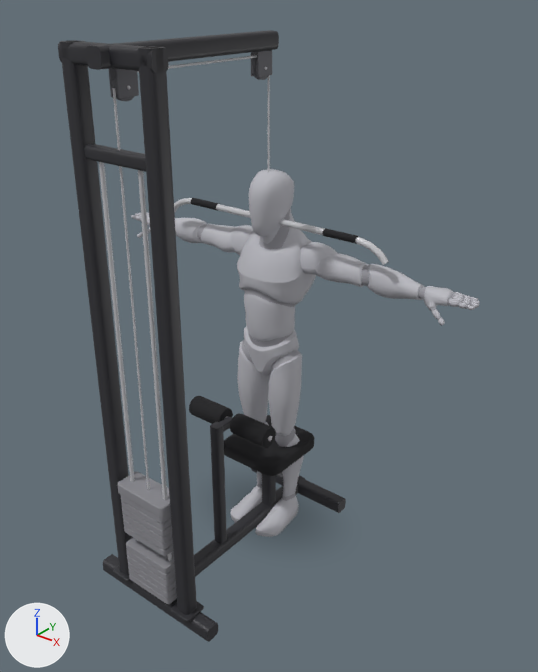
A saved change to the glTF model app/src/main/assets/mannequins/2_grip_lat_pulldown_wide.glb.
One viewpoint serves both versions: a 50 mm camera at (1.99, -2.51, 2.59) aimed at (0.13, -0.18, 1.14). Lighting does not change. The marker at lower left points along +X, +Y and +Z. The older version comes first. Where no turn or scale is listed for an object, it has been applied to the vertices.
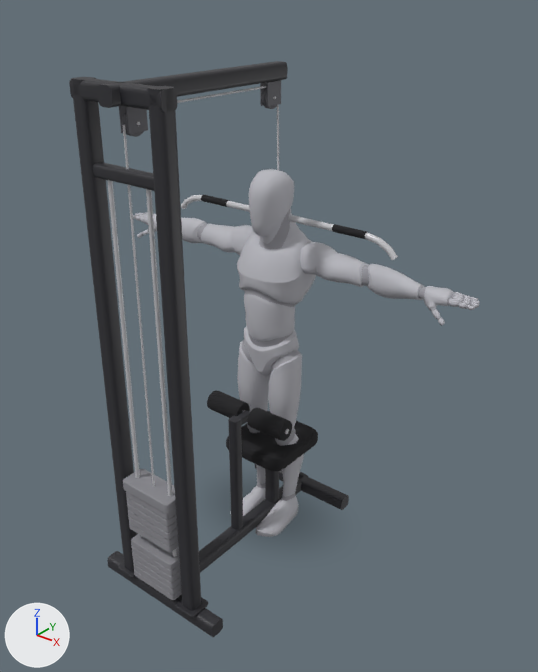
What differs and where, as boxes [x1, y1, x2, y2] in the pictures (538 x 672 px):
'cable_2', moved
    before: [137, 46, 197, 615]
    after: [147, 86, 202, 611]
'cable_0', moved
    before: [59, 40, 133, 575]
    after: [71, 77, 138, 572]
'cable_5', moved
    before: [86, 30, 279, 70]
    after: [97, 61, 288, 108]
'cable_4', moved
    before: [58, 40, 169, 73]
    after: [69, 77, 177, 112]
'cable_47', moved
    before: [138, 170, 172, 561]
    after: [146, 189, 177, 557]
'cable_45', moved
    before: [99, 162, 138, 541]
    after: [107, 180, 143, 537]
'cable_22', moved
    before: [210, 422, 227, 544]
    after: [228, 416, 243, 530]
'cable_19', moved
    before: [224, 415, 315, 476]
    after: [226, 411, 318, 472]
'cable_7', moved
    before: [103, 554, 218, 642]
    after: [107, 551, 223, 637]
'cable_6', moved
    before: [84, 144, 146, 172]
    after: [93, 162, 154, 191]
'cable_28', moved
    before: [112, 88, 150, 490]
    after: [123, 124, 155, 486]
'cable_41', moved
    before: [117, 472, 171, 518]
    after: [123, 469, 176, 514]
'cable_26', moved
    before: [230, 413, 276, 448]
    after: [247, 408, 292, 441]
'cable_25', moved
    before: [189, 396, 233, 424]
    after: [207, 391, 250, 418]
'cable_9', moved
    before: [251, 468, 346, 513]
    after: [255, 464, 349, 510]
'cable_16', moved
    before: [115, 69, 139, 98]
    after: [126, 107, 148, 134]
'cable_34', moved
    before: [126, 538, 175, 574]
    after: [131, 534, 180, 570]
'cable_handle_0', moved
    before: [216, 204, 324, 235]
    after: [226, 201, 367, 233]
'cable_12', moved
    before: [257, 50, 272, 77]
    after: [267, 80, 281, 107]
'cable_handle_4', moved
    before: [355, 237, 389, 265]
    after: [365, 232, 398, 260]
'cable_21', moved
    before: [262, 474, 276, 506]
    after: [265, 469, 279, 503]
'cable_handle_3', moved
    before: [322, 228, 359, 244]
    after: [332, 224, 367, 239]
'cable_18', moved (mostly hidden)
    before: [137, 55, 257, 72]
    after: [177, 86, 267, 103]
'cable_3', moved
    before: [171, 601, 204, 622]
    after: [176, 597, 208, 618]
'cable_handle_1', moved
    before: [191, 198, 219, 211]
    after: [201, 195, 229, 207]
'cable_27', moved (mostly hidden)
    before: [268, 75, 270, 172]
    after: [277, 105, 279, 170]
'cable_14', moved
    before: [112, 75, 134, 101]
    after: [122, 112, 144, 137]
'cable_10', moved
    before: [252, 58, 268, 80]
    after: [262, 88, 277, 109]
'cable_handle_2', moved
    before: [174, 198, 192, 212]
    after: [181, 195, 202, 209]
'cable_15', moved
    before: [108, 68, 116, 97]
    after: [119, 106, 126, 133]
'cable_23', moved
    before: [219, 416, 232, 432]
    after: [237, 411, 250, 425]
'cable_11', moved
    before: [251, 52, 257, 76]
    after: [260, 82, 267, 106]

The change, as a list of edits to the scene's bpy script:
```text
Change ob_cable_0:
    ob_cable_0.location: (-0.19, -0.83, 1.234) -> (-0.19, -0.8, 1.173)
Change ob_cable_2:
    ob_cable_2.location: (0.19, -0.83, 1.234) -> (0.19, -0.8, 1.173)
Change ob_cable_3:
    ob_cable_3.location: (0.19, -0.83, 0.076) -> (0.19, -0.8, 0.076)
Change ob_cable_4:
    ob_cable_4.location: (0.0, -0.83, 2.35) -> (0.0, -0.8, 2.23)
Change ob_cable_5:
    ob_cable_5.location: (0.0, -0.45, 2.35) -> (0.0, -0.405, 2.23)
Change ob_cable_6:
    ob_cable_6.location: (0.0, -0.83, 2.025) -> (0.0, -0.8, 1.955)
Change ob_cable_7:
    ob_cable_7.location: (0.0, -0.83, 0.035) -> (0.0, -0.8, 0.035)
Change ob_cable_9:
    ob_cable_9.location: (0.0, 0.23, 0.035) -> (0.0, 0.26, 0.035)
Change ob_cable_10:
    ob_cable_10.location: (0.0, -0.065, 2.25) -> (0.0, -0.005, 2.13)
Change ob_cable_11:
    ob_cable_11.location: (-0.017, -0.065, 2.268) -> (-0.017, -0.005, 2.147)
Change ob_cable_12:
    ob_cable_12.location: (0.017, -0.065, 2.268) -> (0.017, -0.005, 2.147)
Change ob_cable_14:
    ob_cable_14.location: (0.0, -0.785, 2.25) -> (0.0, -0.755, 2.13)
Change ob_cable_15:
    ob_cable_15.location: (-0.017, -0.785, 2.268) -> (-0.017, -0.755, 2.147)
Change ob_cable_16:
    ob_cable_16.location: (0.017, -0.785, 2.268) -> (0.017, -0.755, 2.147)
Change ob_cable_18:
    ob_cable_18.location: (0.0, -0.425, 2.295) -> (0.0, -0.38, 2.175)
Change ob_cable_19:
    ob_cable_19.location: (0.0, -0.02, 0.433) -> (0.0, 0.01, 0.442)
Change ob_cable_21:
    ob_cable_21.location: (0.0, -0.02, 0.227) -> (0.0, 0.01, 0.231)
Change ob_cable_22:
    ob_cable_22.location: (0.0, -0.4, 0.403) -> (0.0, -0.275, 0.388)
Change ob_cable_23:
    ob_cable_23.location: (0.0, -0.36, 0.71) -> (0.0, -0.235, 0.682)
Change ob_cable_25:
    ob_cable_25.location: (-0.13, -0.3, 0.71) -> (-0.13, -0.174, 0.682)
Change ob_cable_26:
    ob_cable_26.location: (0.13, -0.3, 0.71) -> (0.13, -0.174, 0.682)
Change ob_cable_27:
    ob_cable_27.location: (0.0, -0.02, 1.956) -> (0.0, 0.045, 1.896)
Change ob_cable_28:
    ob_cable_28.location: (0.0, -0.83, 1.442) -> (0.0, -0.8, 1.381)
Change ob_cable_34:
    ob_cable_34.location: (0.0, -0.83, 0.291) -> (0.0, -0.8, 0.291)
Change ob_cable_41:
    ob_cable_41.location: (0.0, -0.83, 0.608) -> (0.0, -0.8, 0.608)
Change ob_cable_45:
    ob_cable_45.location: (-0.1, -0.83, 1.035) -> (-0.1, -0.8, 1.0)
Change ob_cable_47:
    ob_cable_47.location: (0.1, -0.83, 1.035) -> (0.1, -0.8, 1.0)
Change ob_cable_handle_0:
    ob_cable_handle_0.location: (0.0, -0.02, 1.617) -> (0.0, 0.05, 1.617)
Change ob_cable_handle_1:
    ob_cable_handle_1.location: (0.0, -0.02, 1.617) -> (0.0, 0.05, 1.617)
Change ob_cable_handle_2:
    ob_cable_handle_2.location: (0.0, -0.02, 1.617) -> (0.0, 0.05, 1.617)
Change ob_cable_handle_3:
    ob_cable_handle_3.location: (0.0, -0.02, 1.617) -> (0.0, 0.05, 1.617)
Change ob_cable_handle_4:
    ob_cable_handle_4.location: (0.0, -0.02, 1.617) -> (0.0, 0.05, 1.617)
```
